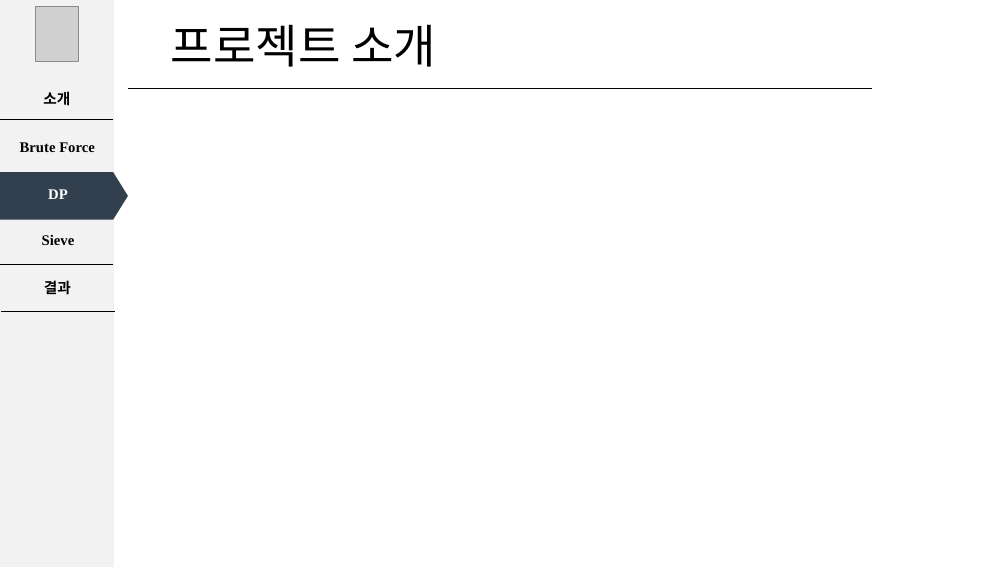
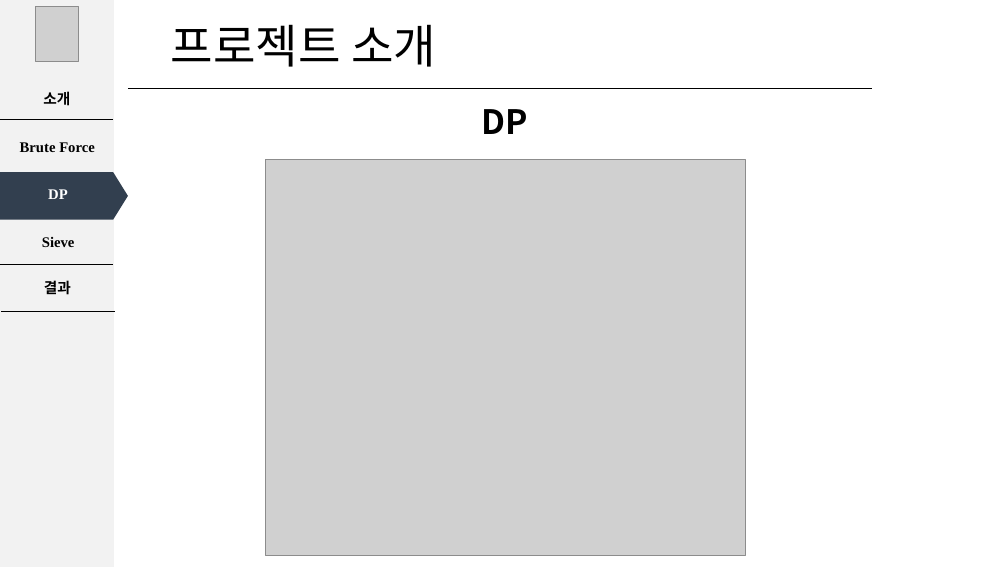
Before and after one commit to Jack-93/AlgorithmCode, a slide deck: slide 7 of 2014270243_오재욱_알고리즘_개인과제.pptx. Drawn at 1008x567 pixels with LibreOffice and Linux fonts; fonts in the diff are those of the drawing; grey boxes stand for pictures. Boxes give left, top, right and bottom in pixels: in the first picture for what was removed or moved away, otherwise in the second. Text is boxed around its words. In the diff, an @@ line names an element or a change of style, - is before the commit and + after.

```diff
--- a/2014270243_오재욱_알고리즘_개인과제.pptx
+++ b/2014270243_오재욱_알고리즘_개인과제.pptx
@@ text added at [482,109,528,134], 32 pt, text #000000, bold @@
+DP
@@ picture added at [265,160,746,555] @@
```
Also in this commit, not shown: 4 other slides changed, 1 slide added, 1 slide removed, 9 other files.
